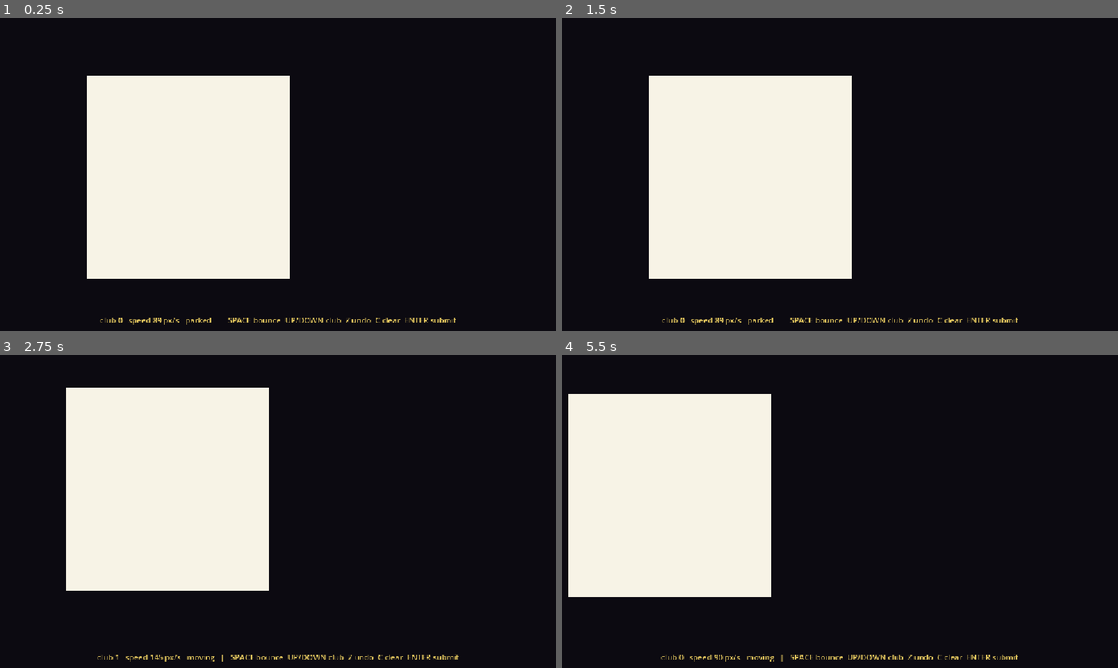
Above: before the commit, frames 1-4 (two rows, left to right).
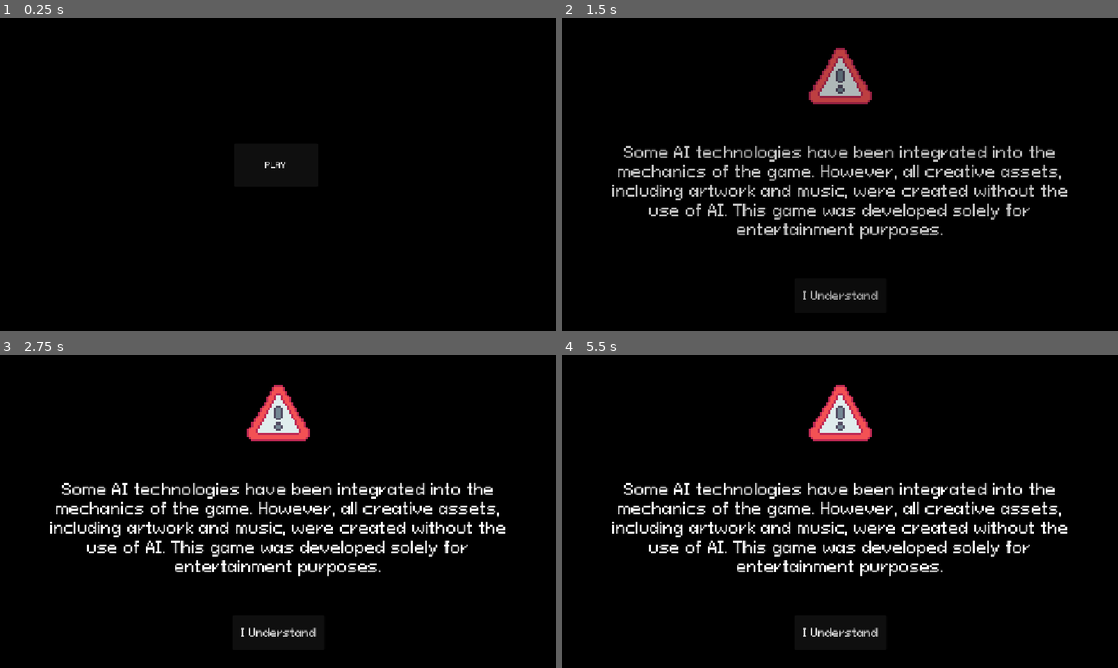
Above: after the commit, the same moments.

Repository: jyatch/bouncer-game
Game: Godot game, scene res://Scenes/Menu.tscn
Same seed, same stepped clock (60 frames per second), same inputs: the game is played once before the commit and once after it. Before the commit the project starts from res://Scenes/paper_test.tscn.
Inputs (mouse positions are in pixels of both pictures, inside the frame that each line leads up to):
- Up to frame 1 (0.25 s): no input
- Up to frame 2 (1.5 s): click (840, 165) at 0.5 s, where only the run after the commit has a clickable "PLAY"; click (840, 296) at 1.25 s, where only the run after the commit has a clickable "I Understand"
- Up to frame 3 (2.75 s): tap Enter at 2 s; move the mouse to (400, 495) at 2.02 s; hold Up from 2.03 s (still down); tap Z at 2.1 s; click (400, 495) at 2.17 s; tap Space at 2.27 s
- Up to frame 4 (5.5 s): move the mouse to (728, 527) at 2.77 s; release Up at 2.78 s; hold Down 2.78-3.53 s; tap C at 2.85 s; tap Space at 3.02, 3.5, 4.52, 5.27 s; move the mouse to (895, 442) at 3.52 s; hold Up 3.53-5.03 s; tap Enter at 3.6, 5 s; move the mouse to (812, 574) at 4.27 s; tap Keypad Enter at 4.35 s; click (812, 574) at 4.42 s; move the mouse to (1006, 558) at 5.02 s; hold Down from 5.03 s (still down); tap Z at 5.1 s

The runs differ from the first frame. In frame 1, 24% of the frame differs, in the area x 15-82%, y 18-98%; in frame 2, 28%; in frame 3, 28%; in frame 4, 29%, in the area x 1-91%, y 9-98%.

Commit message:
paper bounce down
meow

Diff:
--- a/Scenes/Main.tscn
+++ b/Scenes/Main.tscn
@@ -1,3 +1,35 @@
 [gd_scene format=3 uid="uid://co7sa2h6u5raj"]
 
+[ext_resource type="PackedScene" uid="uid://cpyxh3r4e84fb" path="res://Scenes/paper.tscn" id="1_r150o"]
+
 [node name="Node2D" type="Node2D" unique_id=1064176562]
+
+[node name="Panel" type="Panel" parent="." unique_id=1806718338]
+offset_left = 313.0
+offset_top = 140.0
+offset_right = 1132.0
+offset_bottom = 636.0
+
+[node name="Control" type="Control" parent="Panel" unique_id=114831488]
+anchors_preset = 0
+offset_left = 9.0
+offset_top = -3.0
+offset_right = 828.0
+offset_bottom = 493.0
+
+[node name="TransBox" type="ColorRect" parent="Panel" unique_id=1787008851]
+layout_mode = 0
+offset_left = 9.0
+offset_top = -3.0
+offset_right = 831.0
+offset_bottom = 493.0
+color = Color(0.6480781, 0.64807814, 0.6480781, 0.10980392)
+
+[node name="Paper" parent="Panel" unique_id=996822909 node_paths=PackedStringArray("bounce_box") instance=ExtResource("1_r150o")]
+layout_mode = 0
+offset_left = 9.0
+offset_top = -3.0
+offset_right = 259.0
+offset_bottom = 347.0
+bounce_box = NodePath("../TransBox")
+bouncing = true
--- a/Scenes/paper.tscn
+++ b/Scenes/paper.tscn
@@ -1,26 +1,31 @@
-[gd_scene format=3]
+[gd_scene format=3 uid="uid://cpyxh3r4e84fb"]
 
 [ext_resource type="Script" uid="uid://ci3yjtaxocx5" path="res://Scripts/paper.gd" id="1_paper"]
 
-[node name="Paper" type="SubViewportContainer"]
-custom_minimum_size = Vector2(420, 420)
-offset_right = 420.0
-offset_bottom = 420.0
+[node name="Paper" type="SubViewportContainer" unique_id=996822909]
+custom_minimum_size = Vector2(250, 350)
+offset_right = 250.0
+offset_bottom = 350.0
 mouse_filter = 2
 script = ExtResource("1_paper")
 
-[node name="SubViewport" type="SubViewport" parent="."]
+[node name="SubViewport" type="SubViewport" parent="." unique_id=545374303]
+transparent_bg = true
 handle_input_locally = false
-size = Vector2i(420, 420)
+size = Vector2i(250, 350)
 render_target_update_mode = 4
 
-[node name="BG" type="ColorRect" parent="SubViewport"]
-anchors_preset = 15
-anchor_right = 1.0
-anchor_bottom = 1.0
+[node name="BG" type="ColorRect" parent="SubViewport" unique_id=242744355]
+anchors_preset = -1
+anchor_right = 0.69500005
+anchor_bottom = 0.919
+offset_left = 2.0
+offset_top = 2.0
+offset_right = 78.249985
+offset_bottom = 30.349976
 grow_horizontal = 2
 grow_vertical = 2
 mouse_filter = 2
 color = Color(0.968627, 0.952941, 0.901961, 1)
 
-[node name="Sheet" type="Node2D" parent="SubViewport"]
+[node name="Sheet" type="Node2D" parent="SubViewport" unique_id=886812808]
--- a/Scripts/paper.gd
+++ b/Scripts/paper.gd
@@ -12,6 +12,7 @@
 signal stroke_finished
 signal edge_hit(normal: Vector2)
 
+@export var bounce_box: Control
 @export_group("Look")
 @export var paper_color: Color = Color(0.968, 0.952, 0.902)
 @export var ink_color: Color = Color(0.105, 0.09, 0.129)
@@ -155,32 +156,40 @@
 	if not bouncing:
 		return
 
+	if bounce_box == null:
+		return
+
 	position += velocity * delta
 
-	var bounds: Vector2 = get_viewport_rect().size
+	var bounds := bounce_box.get_global_rect()
 	var hit := Vector2.ZERO
 
-	if position.x <= 0.0:
-		position.x = 0.0
+	# LEFT
+	if global_position.x <= bounds.position.x:
+		global_position.x = bounds.position.x
 		velocity.x = absf(velocity.x)
 		hit = Vector2.RIGHT
-	elif position.x + size.x >= bounds.x:
-		position.x = bounds.x - size.x
+
+	# RIGHT
+	elif global_position.x + size.x >= bounds.end.x:
+		global_position.x = bounds.end.x - size.x
 		velocity.x = -absf(velocity.x)
 		hit = Vector2.LEFT
 
-	if position.y <= 0.0:
-		position.y = 0.0
+	# TOP
+	if global_position.y <= bounds.position.y:
+		global_position.y = bounds.position.y
 		velocity.y = absf(velocity.y)
 		hit = Vector2.DOWN
-	elif position.y + size.y >= bounds.y:
-		position.y = bounds.y - size.y
+
+	# BOTTOM
+	elif global_position.y + size.y >= bounds.end.y:
+		global_position.y = bounds.end.y - size.y
 		velocity.y = -absf(velocity.y)
 		hit = Vector2.UP
 
 	if hit != Vector2.ZERO:
 		edge_hit.emit(hit)
-
 
 # ---------------------------------------------------------------- capture ---
 
--- a/project.godot
+++ b/project.godot
@@ -11,7 +11,7 @@
 [application]
 
 config/name="Bouncer Game"
-run/main_scene="res://Scenes/paper_test.tscn"
+run/main_scene="uid://b0e1fynjdl35t"
 config/features=PackedStringArray("4.7", "Forward Plus")
 config/icon="res://Images/icon.svg"
 
